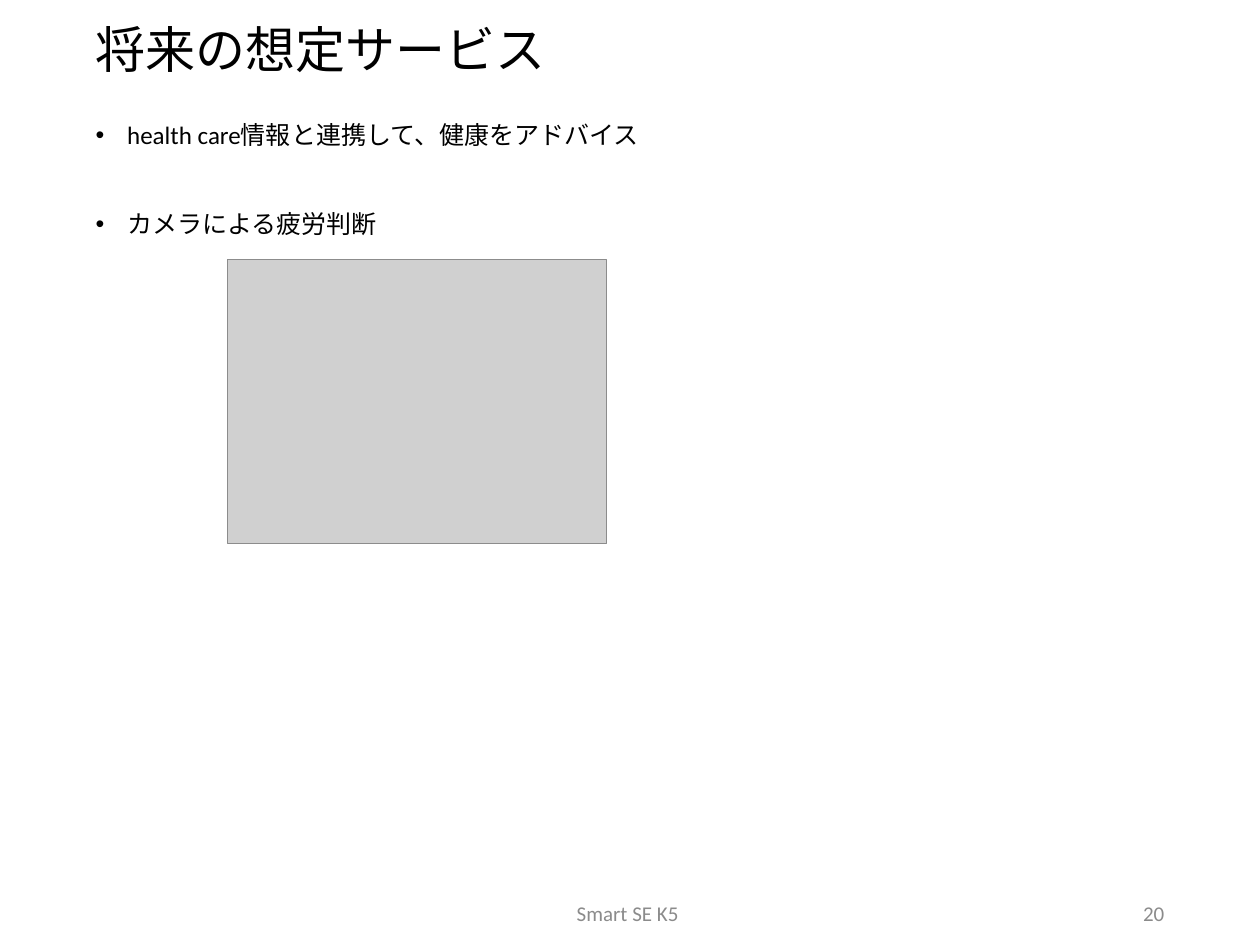
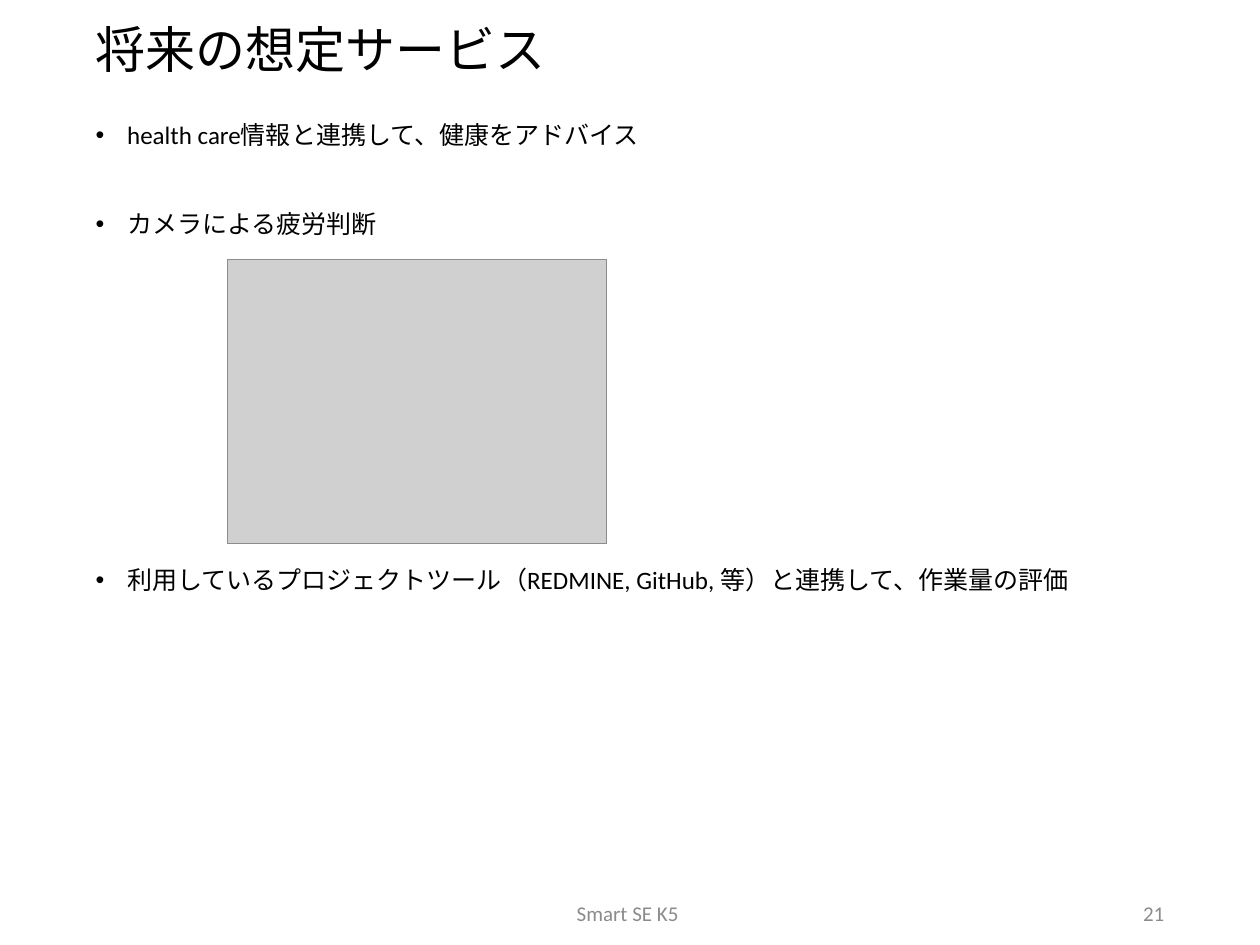
Before and after one commit to sakai-memoru/smartse19, a slide deck: slide 21 of _project_docs/SSE19_CD_PROP.pptx (slide 20 before the commit). Drawn at 1260x945 pixels with LibreOffice and Linux fonts; fonts in the diff are those of the drawing; grey boxes stand for pictures; background and template pictures are left out. Boxes give left, top, right and bottom in pixels: in the first picture for what was removed or moved away, otherwise in the second. Text is boxed around its words. In the diff, an @@ line names an element or a change of style, - is before the commit and + after.

Commit message:
update

```diff
--- a/_project_docs/SSE19_CD_PROP.pptx
+++ b/_project_docs/SSE19_CD_PROP.pptx
@@ text at box(127, 567, 1069, 592): paragraph added @@
+• 利用しているプロジェクトツール（REDMINE, GitHub, 等）と連携して、作業量の評価
@@ page number at box(1143, 907, 1164, 921): text changed @@
-20
+21
```
Also in this commit, not shown: 3 other slides changed, 1 slide added.
